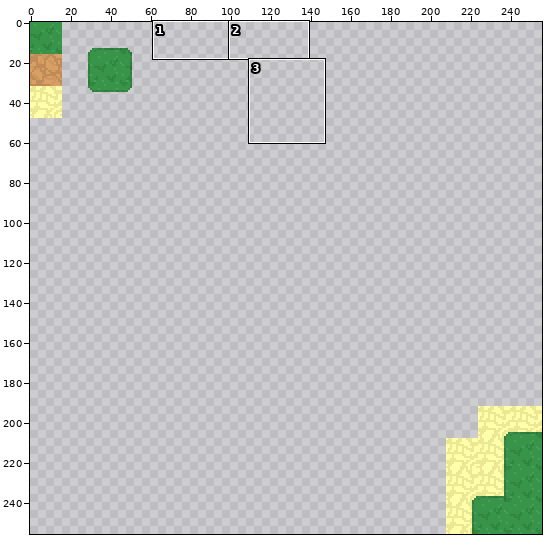
One commit to this pixel-art file: art_wip/art_full.aseprite. Above, an overview of the earlier version with the close-up marked.
Close-up. Before the edit:
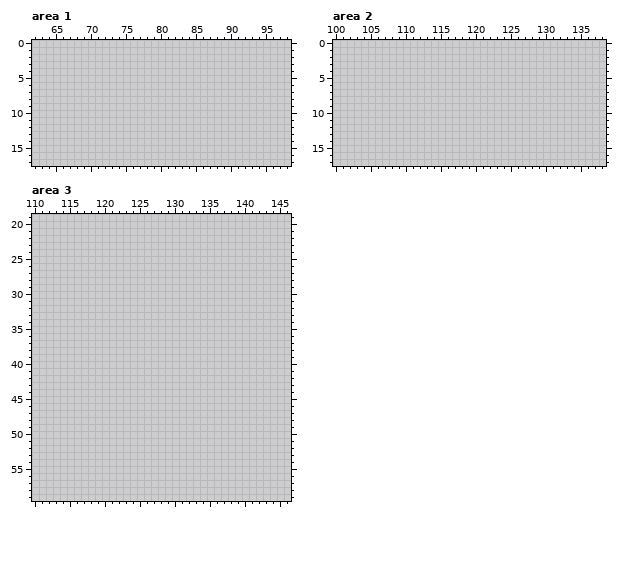
256x256 pixels, 1 frame. Colours within 5 levels of each other are drawn and written as one. Shown: area 1: x 62..98, y 0..17; area 2: x 100..138, y 0..17; area 3: x 110..146, y 19..59. The old version is drawn lined up with the new one.
Palette (. is transparent): 
The same view after the edit:
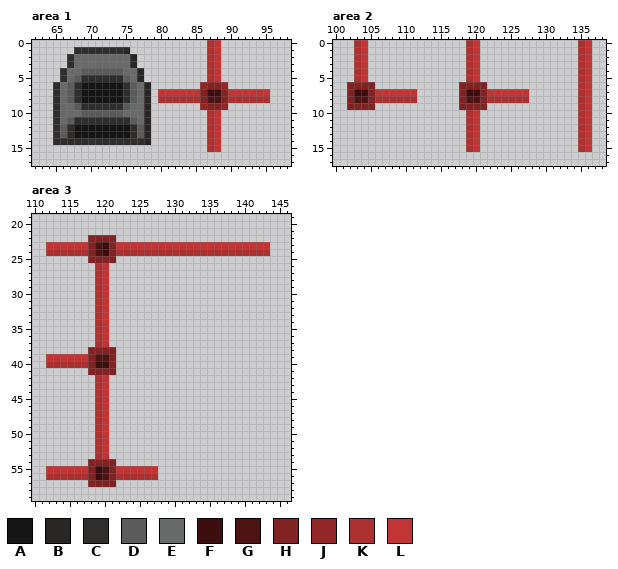
Colours new in this view: A #161515  B #282625  C #302e2d  D #5b5b5b  E #696a6a  F #3d0e0e  G #4e1313  H #822323  J #932626  K #ac3232  L #c23535
Edits made:
drawings rearranged on the sheet (the old picture shows each at its new place)
Changed rows in their new state; - is an unchanged pixel.
Area 1:
first column x 65:
 0 ----------------------KL-------
 1 ---CCCCCCCB-----------KL-------
 2 --CEEEEEEEEB----------KL-------
 3 --CEEEEEEEEB----------KL-------
 4 -CEEDDDDDDEEB---------KL-------
 5 -CEDCCCCCCDEB---------KL-------
 6 CEDCAAAAAACDEB-------JHHJ------
 7 CEDCAAAAAACDEB-LLLLLLHFFHLLLLLL
 8 CEDCAAAAAACDEB-KKKKKKHGGHKKKKKK
 9 CEEDCCCCCCDEEB-------JHHJ------
10 CEEEDDDDDDEEEB--------KL-------
11 CEDCCCCCCCCDEB--------KL-------
12 CDCAAAAAAAACDB--------KL-------
13 CDCAAAAAAAACDB--------KL-------
14 CCCCCCCCCCCCCB--------KL-------
15 ----------------------KL-------
Area 2:
first column x 102:
 0 -KL--------------KL--------------KL
 1 -KL--------------KL--------------KL
 2 -KL--------------KL--------------KL
 3 -KL--------------KL--------------KL
 4 -KL--------------KL--------------KL
 5 -KL--------------KL--------------KL
 6 HHHH------------HHHH-------------KL
 7 HFFHLLLLLL------HFFHLLLLLL-------KL
 8 HGGHKKKKKK------HGGHKKKKKK-------KL
 9 HHHH------------HHHH-------------KL
10 -----------------KL--------------KL
11 -----------------KL--------------KL
12 -----------------KL--------------KL
13 -----------------KL--------------KL
14 -----------------KL--------------KL
15 -----------------KL--------------KL
Area 3:
first column x 112:
22 ------HHHH----------------------
23 LLLLLLHGFHLLLLLLLLLLLLLLLLLLLLLL
24 KKKKKKHGFHKKKKKKKKKKKKKKKKKKKKKK
25 ------HHHH----------------------
26 -------KL-----------------------
27 -------KL-----------------------
28 -------KL-----------------------
29 -------KL-----------------------
30 -------KL-----------------------
31 -------KL-----------------------
32 -------KL-----------------------
33 -------KL-----------------------
34 -------KL-----------------------
35 -------KL-----------------------
36 -------KL-----------------------
37 -------KL-----------------------
38 ------HHHH----------------------
39 LLLLLLHGGH----------------------
40 KKKKKKHFFH----------------------
41 ------HHHH----------------------
42 -------KL-----------------------
43 -------KL-----------------------
44 -------KL-----------------------
45 -------KL-----------------------
46 -------KL-----------------------
47 -------KL-----------------------
48 -------KL-----------------------
49 -------KL-----------------------
50 -------KL-----------------------
51 -------KL-----------------------
52 -------KL-----------------------
53 -------KL-----------------------
54 ------HHHH----------------------
55 LLLLLLHFGHLLLLLL----------------
56 KKKKKKHFGHKKKKKK----------------
57 ------HHHH----------------------
